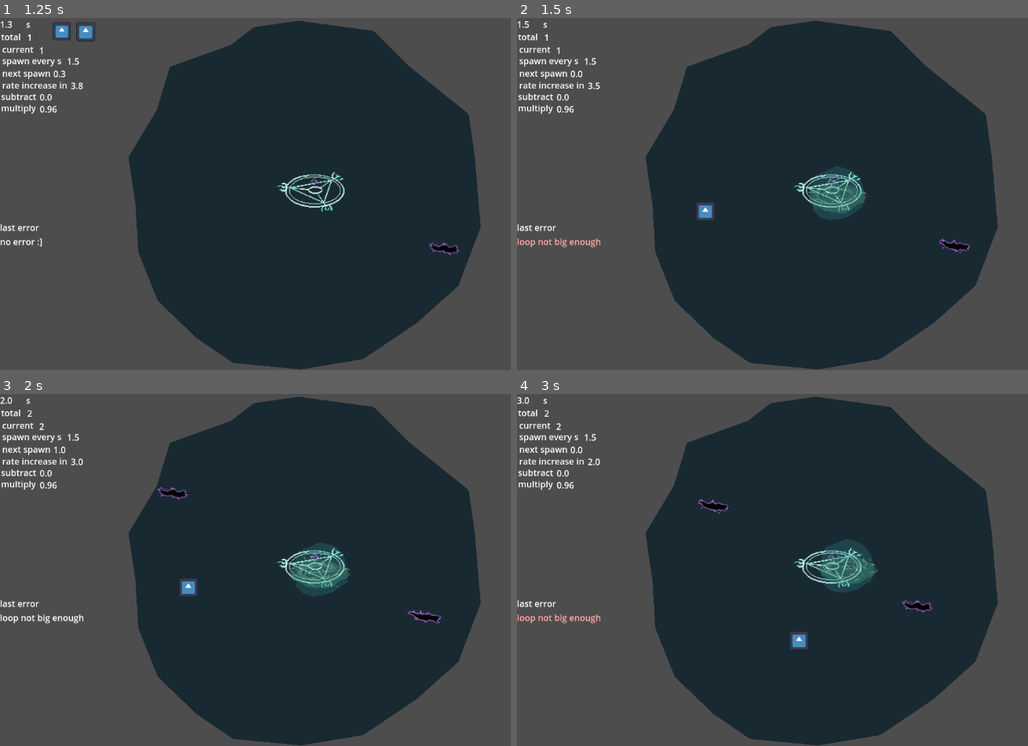
Above: before the commit, frames 1-4 (two rows, left to right).
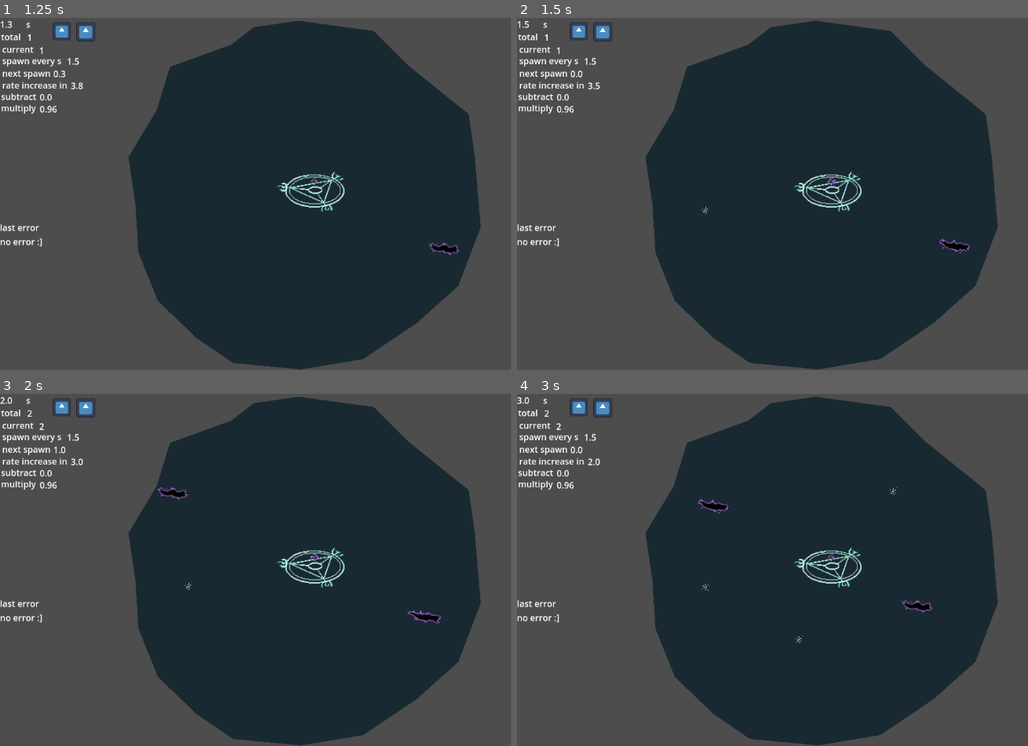
Above: after the commit, the same moments.

Repository: alifeee/loop
Game: Godot game, scene res://scenes/main.tscn
Same seed, same stepped clock (60 frames per second), same inputs: the game is played once before the commit and once after it. The engine's default icon, where the game draws it, is replaced by a stand-in: a white triangle on a blue panel in a dark square.
Inputs (mouse positions are in pixels of both pictures, inside the frame that each line leads up to):
- Up to frame 1 (1.25 s): move the mouse to (449, 176) at 0.52 s; press the mouse at (449, 176) at 0.53 s
- Up to frame 2 (1.5 s): tap Enter at 1.25 s; move the mouse to (706, 211) at 1.27 s; release the mouse at (706, 211) at 1.28 s; click (706, 211) at 1.35 s
- Up to frame 3 (2 s): no input
- Up to frame 4 (3 s): move the mouse to (895, 492) at 2.02 s; press the mouse at (895, 492) at 2.03 s; move the mouse to (798, 640) at 2.77 s; release the mouse at (798, 640) at 2.78 s; click (798, 640) at 2.85 s

Frame 1 is identical in both runs. In frame 2, 1.6% of the frame differs, in the area x 0-69%, y 1-66%; in frame 3, 1.6%; in frame 4, 1.7%, in the area x 0-75%, y 1-73%.
Error in both runs: Invalid access to property or key 'position' on a base object of type 'InputEventKey'. (res://scripts/player.gd:75)

Commit message:
fix out of bounds

Diff:
--- a/scripts/player.gd
+++ b/scripts/player.gd
@@ -42,7 +42,7 @@
 			is_held = true
 			mouse_positions.append(event.position)
 	# stop looping!
-	elif event is InputEventMouseButton and event.is_released():
+	elif event is InputEventMouseButton and event.is_released() and event.is_action_pressed("Magic"):
 		is_held = false
 		# work out centroid of loop
 		var centroid = Vector2(0,0)
